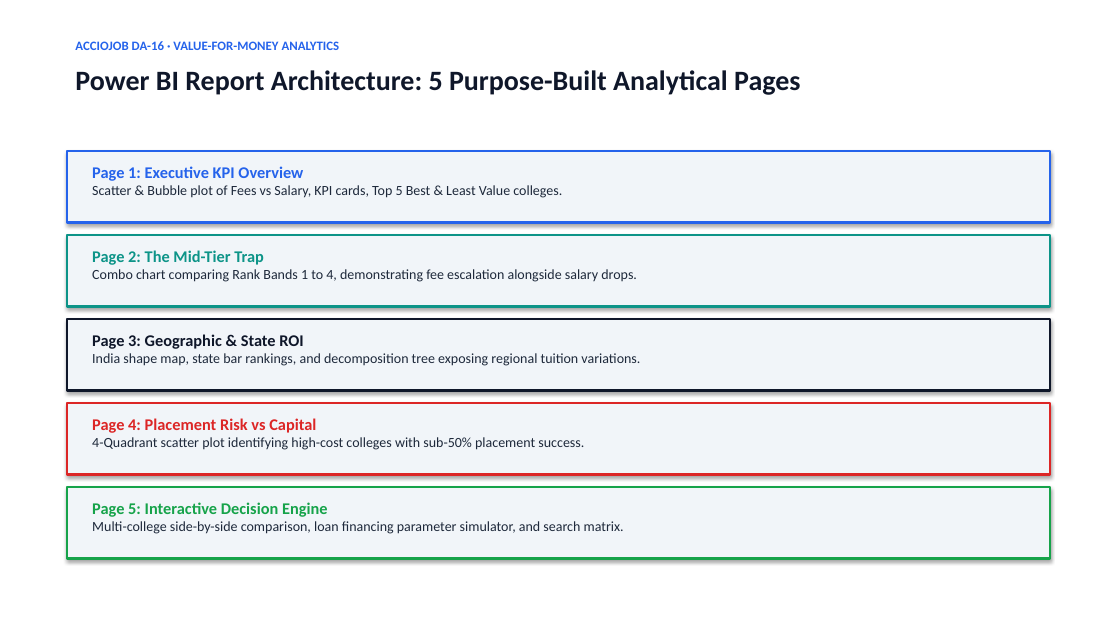
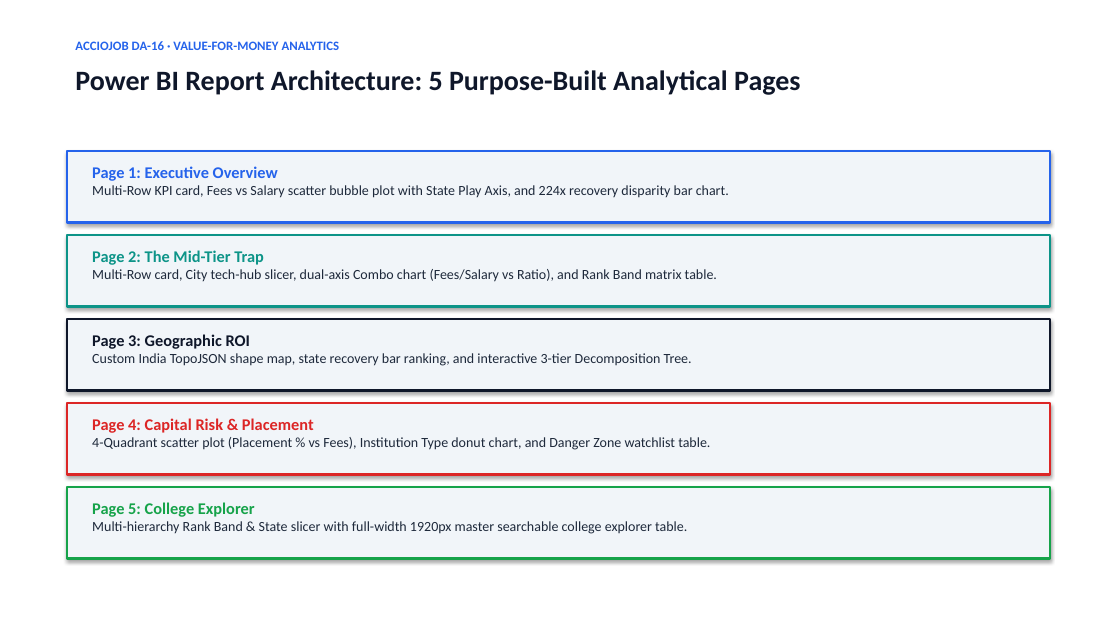
Before and after one commit to pandukatti2000/NIRF_PowerBI_Analytics, a slide deck: slide 4 of NIRF_PowerBI_Presentation.pptx. Drawn at 1120x630 pixels with LibreOffice and Linux fonts; fonts in the diff are those of the drawing. Boxes give left, top, right and bottom in pixels: in the first picture for what was removed or moved away, otherwise in the second. Text is boxed around its words. In the diff, an @@ line names an element or a change of style, - is before the commit and + after.

Commit message:
feat: synchronize Power BI dashboard (.pbix), TopoJSON map, 5-page blueprint, and updated presentation deck

```diff
--- a/NIRF_PowerBI_Presentation.pptx
+++ b/NIRF_PowerBI_Presentation.pptx
@@ text at (92,166,729,198): text changed @@
-Page 1: Executive KPI Overview
-Scatter & Bubble plot of Fees vs Salary, KPI cards, Top 5 Best & Least Value colleges.
+Page 1: Executive Overview
+Multi-Row KPI card, Fees vs Salary scatter bubble plot with State Play Axis, and 224x recovery disparity bar chart.
@@ text at (92,269,717,282): text changed @@
-Combo chart comparing Rank Bands 1 to 4, demonstrating fee escalation alongside salary drops.
+Multi-Row card, City tech-hub slicer, dual-axis Combo chart (Fees/Salary vs Ratio), and Rank Band matrix table.
@@ text at (92,334,692,366): text changed @@
-Page 3: Geographic & State ROI
-India shape map, state bar rankings, and decomposition tree exposing regional tuition variations.
+Page 3: Geographic ROI
+Custom India TopoJSON shape map, state recovery bar ranking, and interactive 3-tier Decomposition Tree.
@@ text at (92,418,710,450): text changed @@
-Page 4: Placement Risk vs Capital
-4-Quadrant scatter plot identifying high-cost colleges with sub-50% placement success.
+Page 4: Capital Risk & Placement
+4-Quadrant scatter plot (Placement % vs Fees), Institution Type donut chart, and Danger Zone watchlist table.
@@ text at (92,502,687,534): text changed @@
-Page 5: Interactive Decision Engine
-Multi-college side-by-side comparison, loan financing parameter simulator, and search matrix.
+Page 5: College Explorer
+Multi-hierarchy Rank Band & State slicer with full-width 1920px master searchable college explorer table.
```
Also in this commit, not shown: 7 other files.
